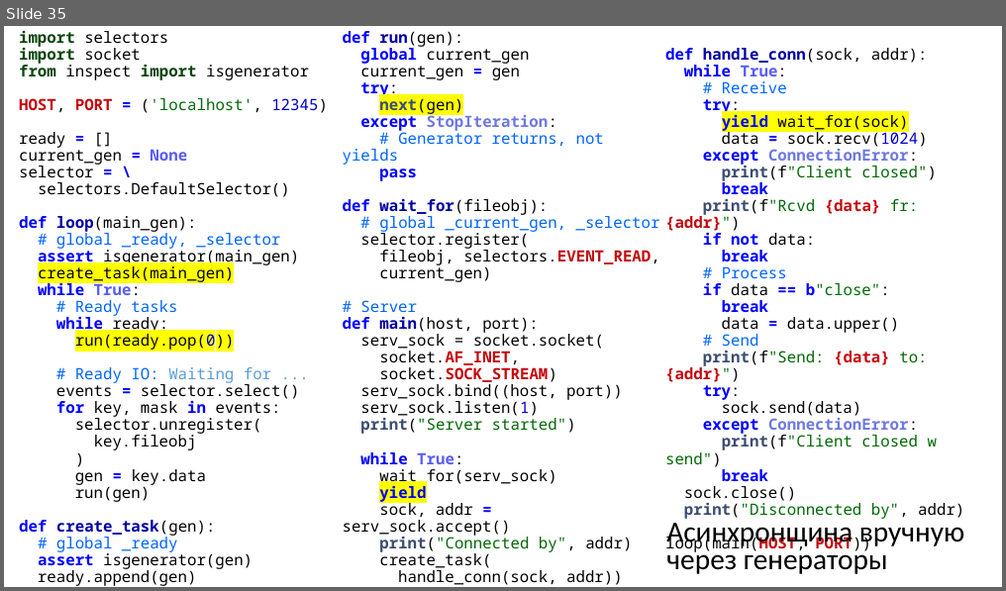
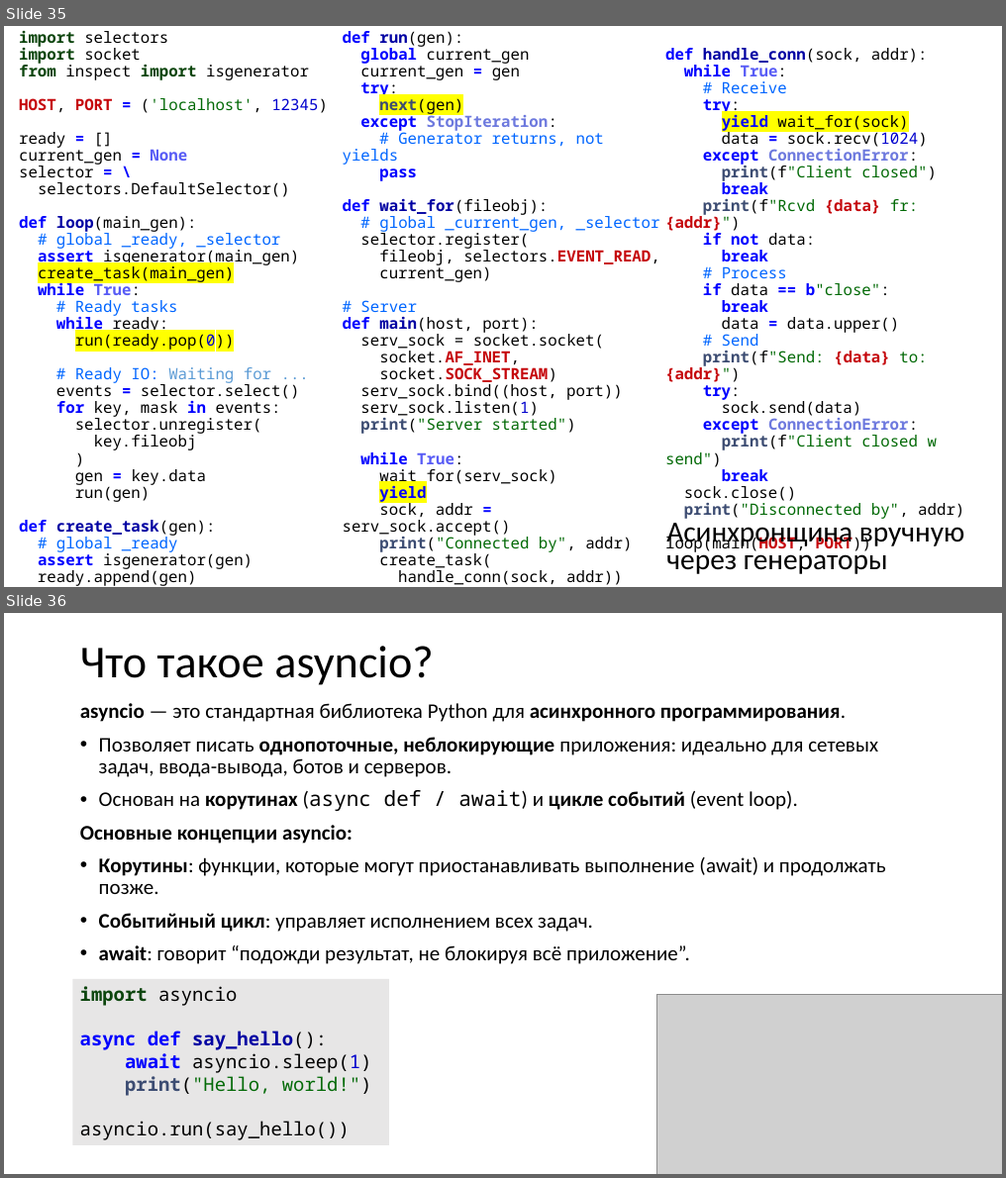
Before and after one commit to xtrueman/network_programming, a slide deck: Sockets.pptx. Shown one above the other, each under a label of ours: slide 35 before the commit, slides 35 and 36 after it. The pictures are 1006x591 and 1006x1178 pixels, drawn with LibreOffice and Linux fonts; fonts in the diff are those of the drawing; grey boxes stand for pictures. Boxes give left, top, right and bottom in pixels: in the first picture for what was removed or moved away, otherwise in the second. Text is boxed around its words. In the diff, an @@ line names an element or a change of style, - is before the commit and + after.

Commit message:
socket examples / asyncio

```diff
--- a/Sockets.pptx
+++ b/Sockets.pptx
@@ slide 36 added at (4,613,1002,1174), background #FFFFFF @@
@@ title added at (80,646,433,685), 44 pt, text #000000 @@
+Что такое asyncio?
@@ text added at (80,703,886,964), 20 pt, text #000000 @@
+asyncio — это стандартная библиотека Python для асинхронного программирования.
+• Позволяет писать однопоточные, неблокирующие приложения: идеально для сетевых задач, ввода-вывода, ботов и серверов.
+• Основан на корутинах (async def / await) и цикле событий (event loop).
+Основные концепции asyncio:
+• Корутины: функции, которые могут приостанавливать выполнение (await) и продолжать позже.
+• Событийный цикл: управляет исполнением всех задач.
+• await: говорит “подожди результат, не блокируя всё приложение”.
@@ rectangle added at (73,979,389,1146), fill #E7E6E6, 18 pt, text #000000 @@
+import asyncio
+async def say_hello():
+await asyncio.sleep(1)
+print("Hello, world!")
+asyncio.run(say_hello())
@@ picture added at (657,995,1002,1174) @@
```
Also in this commit, not shown: 2 slides changed, 1 other slide added, 7 other files.
